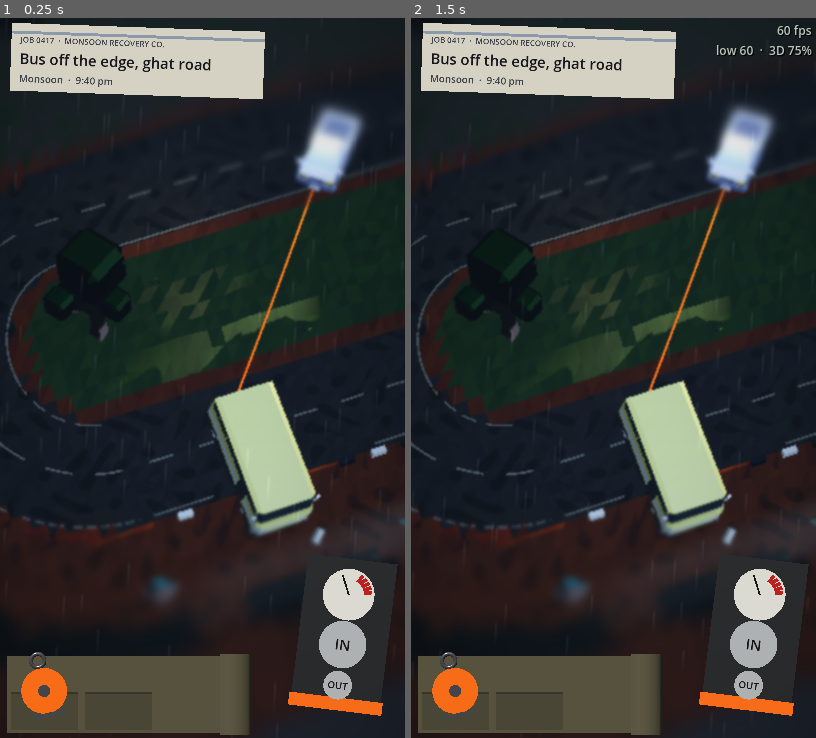
Above: before the commit, frames 1-2 (left to right).
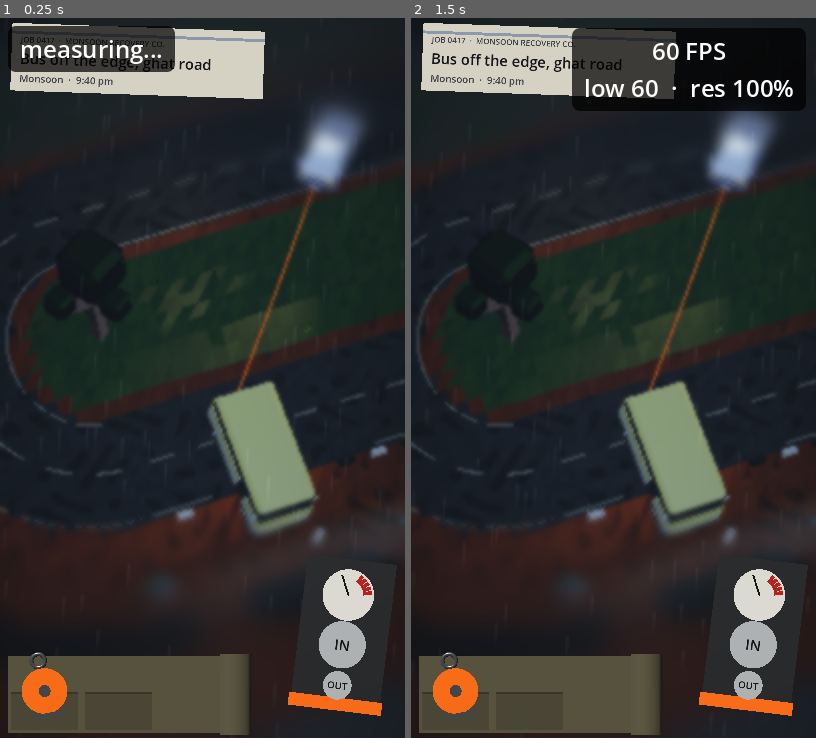
Above: after the commit, the same moments.

Repository: guffawer/bakeoff-site
Game: Godot game, scene res://scenes/main.tscn
Same seed, same stepped clock (60 frames per second), same inputs: the game is played once before the commit and once after it.
Inputs:
- Up to frame 1 (0.25 s): no input
- Up to frame 2 (1.5 s): tap Enter at 0.5 s; tap Space at 1.25 s

The runs differ from the first frame. In frame 1, 8.2% of the frame differs, in the area x 1-100%, y 0-100%; in frame 2, 10%.

Commit message:
Monsoon look test: cut GPU cost, add loading screen, readable fps box
Scene and tilt-shift now render at half the screen resolution (kit and
readout stay sharp on top); real-time shadows and glow are off, with soft
painted shadows under the bus and truck; rain cut to 2,400 drops. The
resolution step-down waits 6 s and needs 3 slow seconds. Loading shows the
still frame with a progress bar.

Galaxy M34 5G measured 46 fps and iPhone 60 fps on the previous build,
both at the lowest resolution.

Co-Authored-By: Claude Opus 5.5 <noreply@anthropic.com>

Diff:
--- a/snatch-monsoon/scripts/main.gd
+++ b/snatch-monsoon/scripts/main.gd
@@ -18,6 +18,7 @@
 var roll_node: Node3D
 var remote_node: Node3D
 var fps_label: Label
+var fps_box: PanelContainer
 var frame_times := PackedFloat32Array()
 var fps_timer := 0.0
 var slow_streak := 0
@@ -43,8 +44,10 @@
 	if still != "":
 		container.stretch = false; frame.size = Vector2i(1080, 1920)
 	else:
-		# 3D renders below native resolution and is scaled up; the tilt-shift hides the softness.
-		frame.scaling_3d_mode = Viewport.SCALING_3D_MODE_BILINEAR; frame.scaling_3d_scale = 0.75
+		# The scene and its tilt-shift render at half the screen resolution and are scaled up; the blur
+		# hides the softness. The kit and the readout draw on top at full resolution.
+		container.stretch_shrink = 2
+		frame.scaling_3d_mode = Viewport.SCALING_3D_MODE_BILINEAR; frame.scaling_3d_scale = 1.0
 	world = Node3D.new(); frame.add_child(world)
 	_environment()
 	_ground()
@@ -52,6 +55,7 @@
 	_vehicles()
 	_lights()
 	_rope_static()
+	_blob(bus, Vector2(3.4, 8.6)); _blob(truck, Vector2(3.6, 6.4))
 	_rain()
 	_mist()
 	_camera()
@@ -78,7 +82,7 @@
 	e.tonemap_mode = Environment.TONE_MAPPER_FILMIC; e.tonemap_exposure = 1.1
 	e.fog_enabled = true; e.fog_light_color = Color(0.11, 0.13, 0.155); e.fog_density = 0.007
 	e.fog_sky_affect = 1.0
-	e.glow_enabled = true; e.glow_intensity = 0.7; e.glow_bloom = 0.04; e.glow_hdr_threshold = 0.9
+	e.glow_enabled = false; e.glow_intensity = 0.7; e.glow_bloom = 0.04; e.glow_hdr_threshold = 0.9
 	we.environment = e; world.add_child(we)
 
 func _ground() -> void:
@@ -189,11 +193,11 @@
 
 func _lights() -> void:
 	var moon := DirectionalLight3D.new(); moon.light_color = Color(0.6, 0.7, 0.9); moon.light_energy = 0.55
-	moon.rotation_degrees = Vector3(-62, 35, 0); moon.shadow_enabled = true
+	moon.rotation_degrees = Vector3(-62, 35, 0); moon.shadow_enabled = false
 	world.add_child(moon)
 	# Truck headlights on the bus.
 	var hl := SpotLight3D.new(); hl.light_color = Color(1.0, 0.88, 0.68); hl.light_energy = 6.5
-	hl.spot_range = 32.0; hl.spot_angle = 26.0; hl.spot_attenuation = 0.8; hl.shadow_enabled = true
+	hl.spot_range = 32.0; hl.spot_angle = 26.0; hl.spot_attenuation = 0.8; hl.shadow_enabled = false
 	world.add_child(hl)
 	hl.global_transform = Transform3D(Basis.looking_at(eye - winch + Vector3(0, -0.6, 0)), truck.transform * Vector3(0.0, 1.5, 2.9))
 	spots.append(hl)
@@ -221,6 +225,16 @@
 	# Cone axis is local Y; point local -Y along the beam.
 	var y := -d; var x := y.cross(Vector3.FORWARD if absf(y.y) > 0.9 else Vector3.UP).normalized(); var z := x.cross(y)
 	mi.global_transform = Transform3D(Basis(x, y, z), l.global_position + d * h * 0.5)
+
+# Soft painted shadow under a vehicle, in place of real-time shadows.
+func _blob(n: Node3D, size: Vector2) -> void:
+	var q := QuadMesh.new(); q.size = size; q.orientation = PlaneMesh.FACE_Y
+	var mi := MeshInstance3D.new(); mi.mesh = q
+	var m := ShaderMaterial.new(); var sh := Shader.new()
+	sh.code = "shader_type spatial; render_mode unshaded, depth_draw_never, cull_disabled, shadows_disabled; void fragment(){ vec2 d = (UV - 0.5) * 2.0; float a = 1.0 - smoothstep(0.35, 1.0, length(d * vec2(1.0, 1.0))); ALBEDO = vec3(0.0); ALPHA = a * 0.55; }"
+	m.shader = sh; mi.material_override = m; mi.cast_shadow = GeometryInstance3D.SHADOW_CASTING_SETTING_OFF
+	n.add_child(mi); mi.position = Vector3(0, 0.08, 0)
+	if n == truck: mi.position = Vector3(0, 0.08, 0.2)
 
 # ---------------------------------------------------------------- rope (static for the still)
 
@@ -262,7 +276,7 @@
 # ---------------------------------------------------------------- weather
 
 func _rain() -> void:
-	var n := 3600
+	var n := 2400
 	var rng := RandomNumberGenerator.new(); rng.seed = 5
 	var v := PackedVector3Array(); var uv := PackedVector2Array(); var idx := PackedInt32Array()
 	for i in n:
@@ -316,7 +330,9 @@
 # ---------------------------------------------------------------- in-world interface
 
 func _overlay() -> void:
-	var cl := CanvasLayer.new(); cl.layer = 2; frame.add_child(cl)
+	var cl := CanvasLayer.new(); cl.layer = 2
+	if still_mode: frame.add_child(cl)
+	else: add_child(cl)
 	var c := SubViewportContainer.new(); c.stretch = true; c.set_anchors_preset(Control.PRESET_FULL_RECT)
 	c.mouse_filter = Control.MOUSE_FILTER_IGNORE; cl.add_child(c)
 	overlay_vp = SubViewport.new(); overlay_vp.own_world_3d = true; overlay_vp.transparent_bg = true
@@ -353,13 +369,17 @@
 # Debug fps readout (Clip Mode will hide it). It also drops the 3D resolution on slow devices.
 func _fps_readout() -> void:
 	var cl := CanvasLayer.new(); cl.layer = 10; add_child(cl)
-	fps_label = Label.new(); fps_label.add_theme_font_size_override("font_size", 12)
-	fps_label.add_theme_color_override("font_color", Color(0.85, 0.9, 0.85, 0.85))
-	fps_label.add_theme_color_override("font_shadow_color", Color(0, 0, 0, 0.8))
-	fps_label.set_anchors_preset(Control.PRESET_TOP_RIGHT); fps_label.position = Vector2(-120, 4)
-	fps_label.size = Vector2(116, 40); fps_label.horizontal_alignment = HORIZONTAL_ALIGNMENT_RIGHT
-	fps_label.visible = not still_mode
-	cl.add_child(fps_label)
+	var box := PanelContainer.new()
+	var sb := StyleBoxFlat.new(); sb.bg_color = Color(0, 0, 0, 0.72); sb.set_corner_radius_all(8)
+	sb.content_margin_left = 12; sb.content_margin_right = 12; sb.content_margin_top = 6; sb.content_margin_bottom = 6
+	box.add_theme_stylebox_override("panel", sb)
+	box.position = Vector2(8, 8)
+	box.visible = not still_mode
+	fps_label = Label.new(); fps_label.add_theme_font_size_override("font_size", 24)
+	fps_label.add_theme_color_override("font_color", Color(1, 1, 1))
+	fps_label.horizontal_alignment = HORIZONTAL_ALIGNMENT_CENTER; fps_label.text = "measuring..."
+	box.add_child(fps_label); cl.add_child(box)
+	fps_box = box
 
 func _update_fps(delta: float) -> void:
 	frame_times.append(delta); fps_timer += delta
@@ -370,11 +390,15 @@
 	var avg := n / sum
 	var worst := 1.0 / sorted[maxi(0, int(n * 0.99) - 1)]
 	var scale := frame.scaling_3d_scale
-	fps_label.text = "%d fps\nlow %d  ·  3D %d%%" % [roundi(avg), roundi(worst), roundi(scale * 100.0)]
-	if avg < 54.0: slow_streak += 1
+	# "res" is relative to the half-resolution frame: 100% = half the phone's native pixels per side.
+	fps_label.text = "%d FPS\nlow %d  ·  res %d%%" % [roundi(avg), roundi(worst), roundi(scale * 100.0)]
+	var vw := get_viewport().get_visible_rect().size.x
+	fps_box.reset_size(); fps_box.position = Vector2(vw - fps_box.size.x - 10.0, 10.0)
+	# Ignore the first seconds (shader compilation stutter), then step down only after 3 slow seconds.
+	if clock > 6.0 and avg < 54.0: slow_streak += 1
 	else: slow_streak = 0
-	if slow_streak >= 2 and scale > 0.5:
-		frame.scaling_3d_scale = maxf(0.5, scale - 0.1); slow_streak = 0
+	if slow_streak >= 3 and scale > 0.6:
+		frame.scaling_3d_scale = maxf(0.6, scale - 0.1); slow_streak = 0
 	if OS.has_feature("web"):
 		JavaScriptBridge.eval("window.lookFps = {avg: %f, low: %f, scale: %f};" % [avg, worst, frame.scaling_3d_scale])
 	frame_times.clear(); fps_timer = 0.0
Not shown, changed: looks/snatch/monsoon/index.pck
Not shown, added: snatch-monsoon/tools/build.sh
